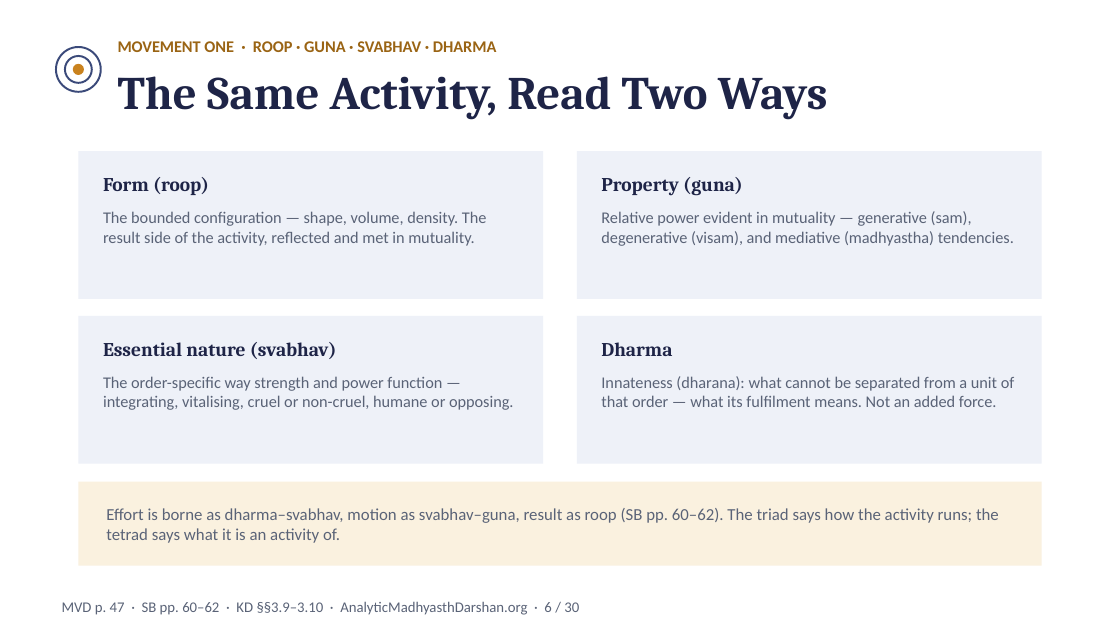
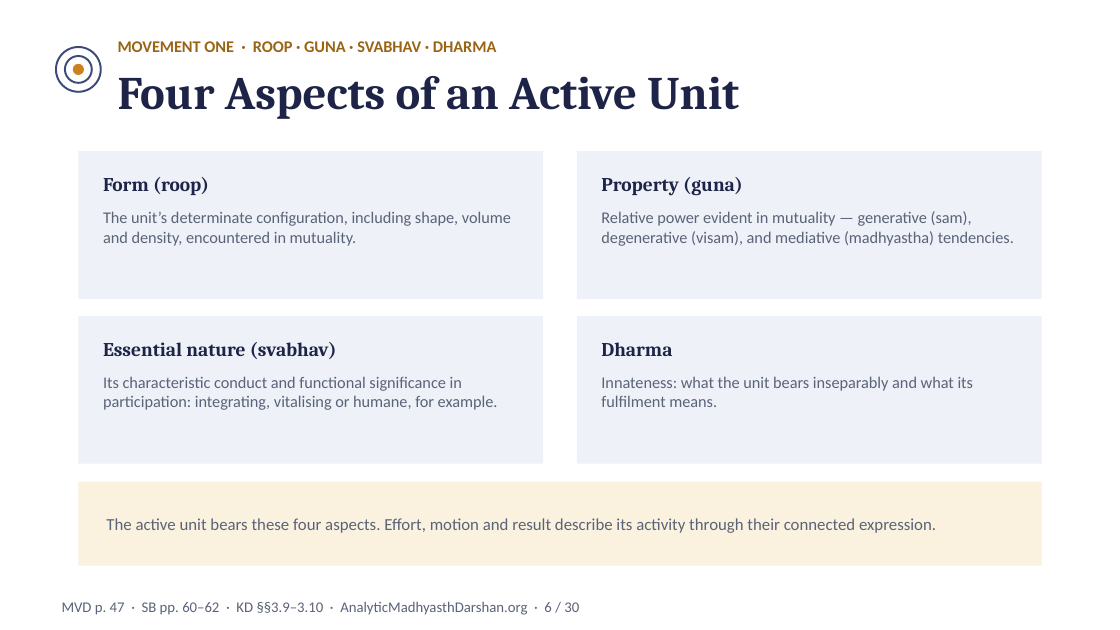
Before and after one commit to raghavamohan/AnalyticMadhyasthDarshan, a slide deck: slide 6 of Studies/A-State-Dynamic-Model-Of-Coexistence/A-State-Dynamic-Model-Of-Coexistence-Madhyasth-Darshan.pptx. Drawn at 1120x630 pixels with LibreOffice and Linux fonts; fonts in the diff are those of the drawing. Boxes give left, top, right and bottom in pixels: in the first picture for what was removed or moved away, otherwise in the second. Text is boxed around its words. In the diff, an @@ line names an element or a change of style, - is before the commit and + after.

```diff
--- a/Studies/A-State-Dynamic-Model-Of-Coexistence/A-State-Dynamic-Model-Of-Coexistence-Madhyasth-Darshan.pptx
+++ b/Studies/A-State-Dynamic-Model-Of-Coexistence/A-State-Dynamic-Model-Of-Coexistence-Madhyasth-Darshan.pptx
@@ text at (118,76,739,119): text changed @@
-The Same Activity, Read Two Ways
+Four Aspects of an Active Unit
@@ text at (103,211,511,246): text changed @@
-The bounded configuration — shape, volume, density. The result side of the activity, reflected and met in mutuality.
+The unit’s determinate configuration, including shape, volume and density, encountered in mutuality.
@@ text at (103,376,498,410): text changed @@
-The order-specific way strength and power function — integrating, vitalising, cruel or non-cruel, humane or opposing.
+Its characteristic conduct and functional significance in participation: integrating, vitalising or humane, for example.
@@ text at (601,376,974,407): text changed @@
-Innateness (dharana): what cannot be separated from a unit of that order — what its fulfilment means. Not an added force.
+Innateness: what the unit bears inseparably and what its fulfilment means.
@@ text at (106,518,936,533): text changed @@
-Effort is borne as dharma–svabhav, motion as svabhav–guna, result as roop (SB pp. 60–62). The triad says how the activity runs; the tetrad says what it is an activity of.
+The active unit bears these four aspects. Effort, motion and result describe its activity through their connected expression.
```
Also in this commit, not shown: 26 other slides changed, 1 slide added, 1 slide removed, 30 other files.
